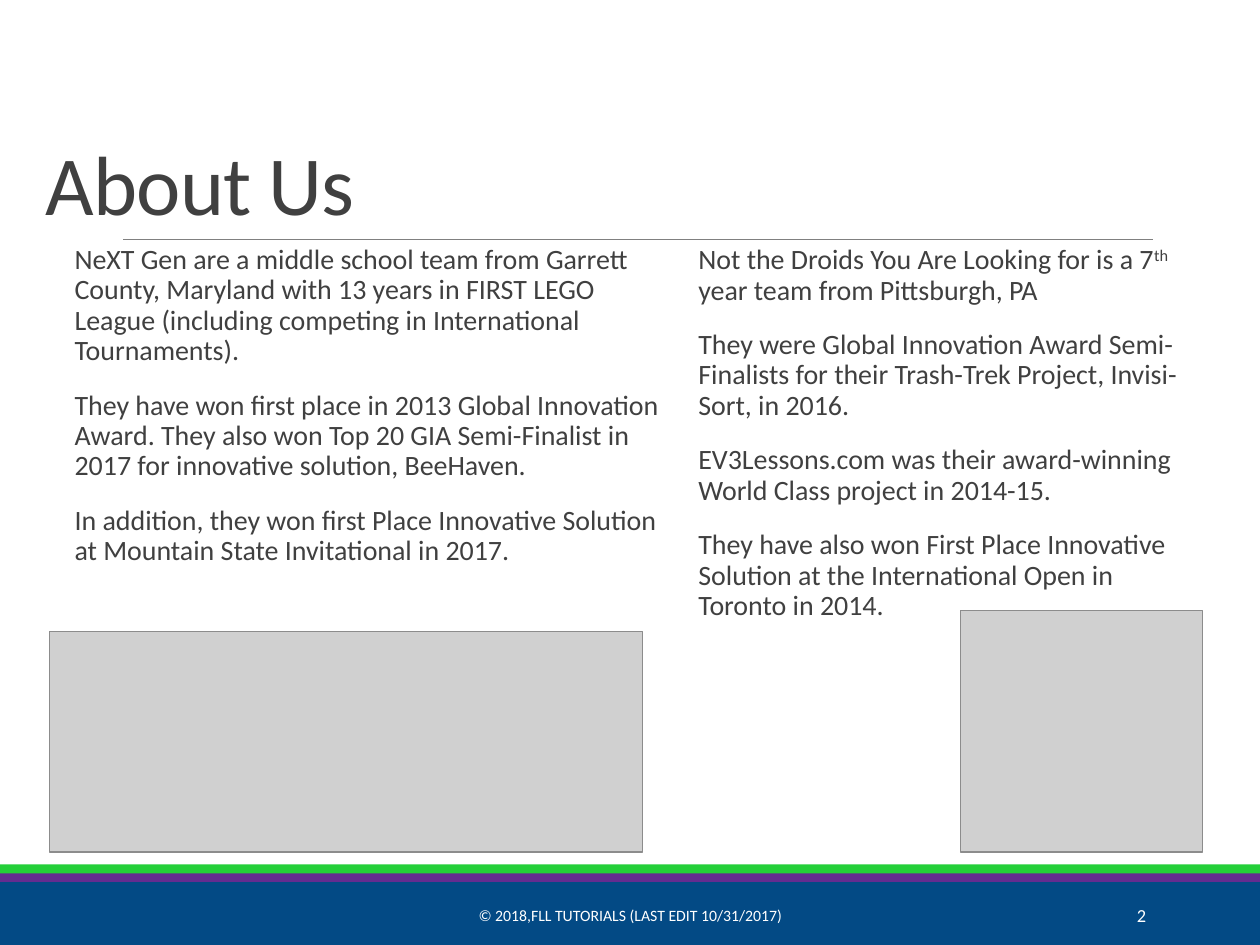
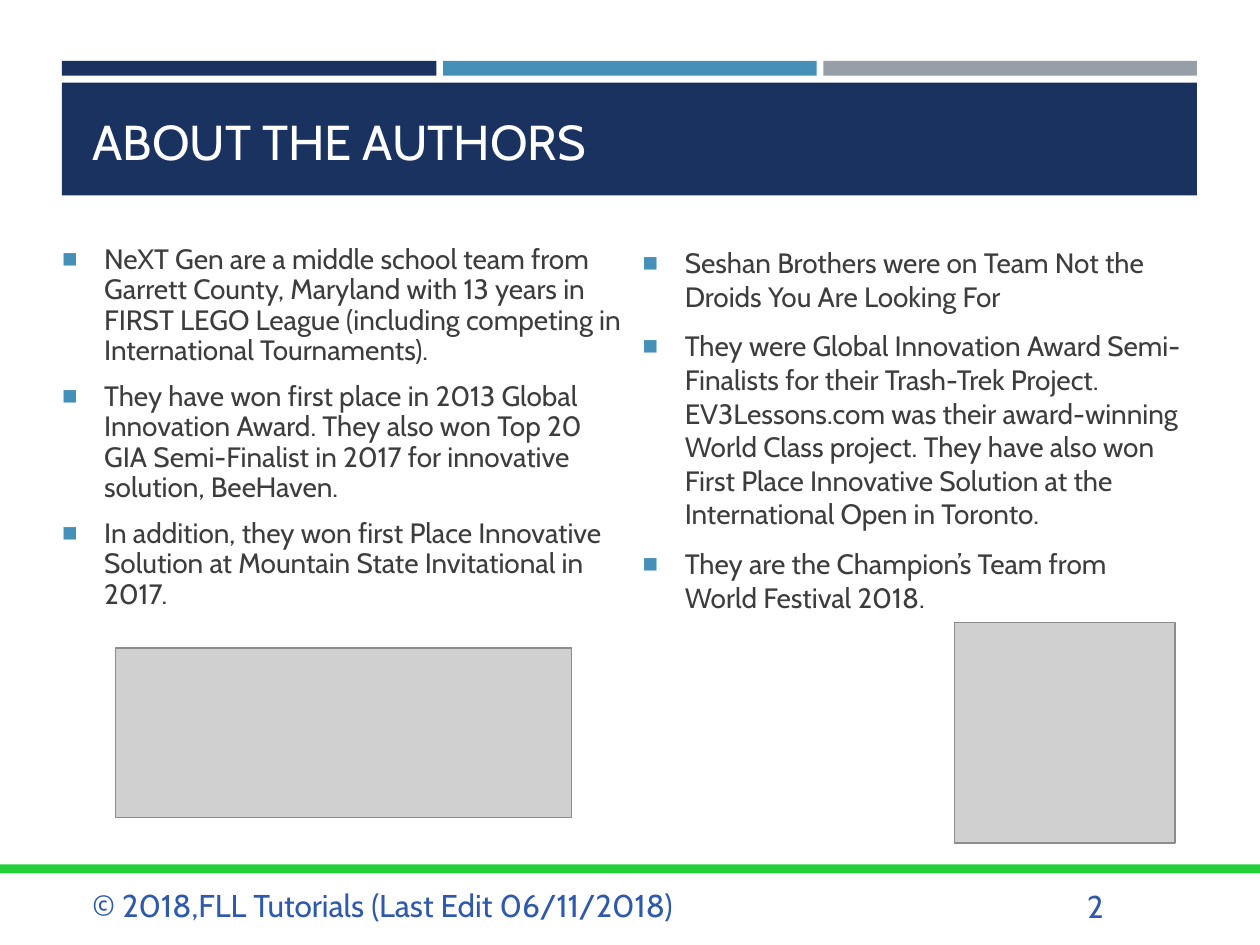
Before and after one commit to ev3lessons/FLL-Tutorials, a slide deck: slide 2 of translations/en-us/Project/Sharing.pptx. Drawn at 1260x945 pixels with LibreOffice and Linux fonts; fonts in the diff are those of the drawing; grey boxes stand for pictures. Boxes give left, top, right and bottom in pixels: in the first picture for what was removed or moved away, otherwise in the second. Text is boxed around its words. In the diff, an @@ line names an element or a change of style, - is before the commit and + after.

Commit message:
Research Lessons format updated

```diff
--- a/translations/en-us/Project/Sharing.pptx
+++ b/translations/en-us/Project/Sharing.pptx
@@ rectangle added at [62,60,436,76], fill #1A3260 @@
@@ rectangle added at [62,83,1197,195], fill #1A3260 @@
@@ rectangle added at [444,60,816,76], fill #4590B8 @@
@@ rectangle added at [824,60,1197,76], fill #969FA7 @@
@@ title at [93,125,586,161]: text changed; size 48 to 28 pt; font Calibri to Cabin; text colour #404040 to #FFFFFF @@
-About Us
+ABOUT THE AUTHORS
@@ text "NeXT Gen are a middle ..." at [104,248,621,605]: font Calibri to Cabin, text colour #404040 to #3D3D3D; bullet   to ■; less space between paragraphs; bullet colour #E48312 to #4590B8 @@
@@ line removed from (123, 239) to (1153, 239) @@
@@ text at [685,252,1180,609]: text changed; font Calibri to Cabin; text colour #404040 to #3D3D3D @@
-  Not the Droids You Are Looking for is a 7th year team from Pittsburgh, PA
-  They were Global Innovation Award Semi-Finalists for their Trash-Trek Project, Invisi-Sort, in 2016.
-  EV3Lessons.com was their award-winning World Class project in 2014-15.
-  They have also won First Place Innovative Solution at the International Open in Toronto in 2014.
+■ Seshan Brothers were on Team Not the Droids You Are Looking For
+■ They were Global Innovation Award Semi-Finalists for their Trash-Trek Project. EV3Lessons.com was their award-winning World Class project. They have also won First Place Innovative Solution at the International Open in Toronto.
+■ They are the Champion’s Team from World Festival 2018.
@@ picture: place and size @@
-picture at [960,610,1202,852]
+picture at [954,622,1174,843]
@@ picture: place and size @@
-picture at [49,631,643,852]
+picture at [116,648,572,818]
@@ rectangle removed at [0,882,1260,945] @@
@@ rectangle removed at [0,873,1260,882] @@
@@ text "© 2018,FLL Tutorials (Last Edit ..." at [122,893,673,922]: vertical alignment middle to top @@
@@ text at [122,893,673,922]: text changed; size 9 to 18 pt; font Calibri to Cabin; text colour #FFFFFF to #2F5AAC @@
-© 2018,FLL TUTORIALS (LAST EDIT 10/31/2017)
+© 2018,FLL Tutorials (Last Edit 06/11/2018)
@@ page number: place and size @@
-page number at [1137,910,1146,922]
+page number at [1087,895,1104,918]
@@ page number at [1087,895,1104,918]: size 10.5 to 18 pt, font Calibri to Cabin, text colour #FFFFFF to #2F5AAC; alignment right to left; vertical alignment middle to top @@
```
Also in this commit, not shown: 7 other slides changed, 10 other files.
